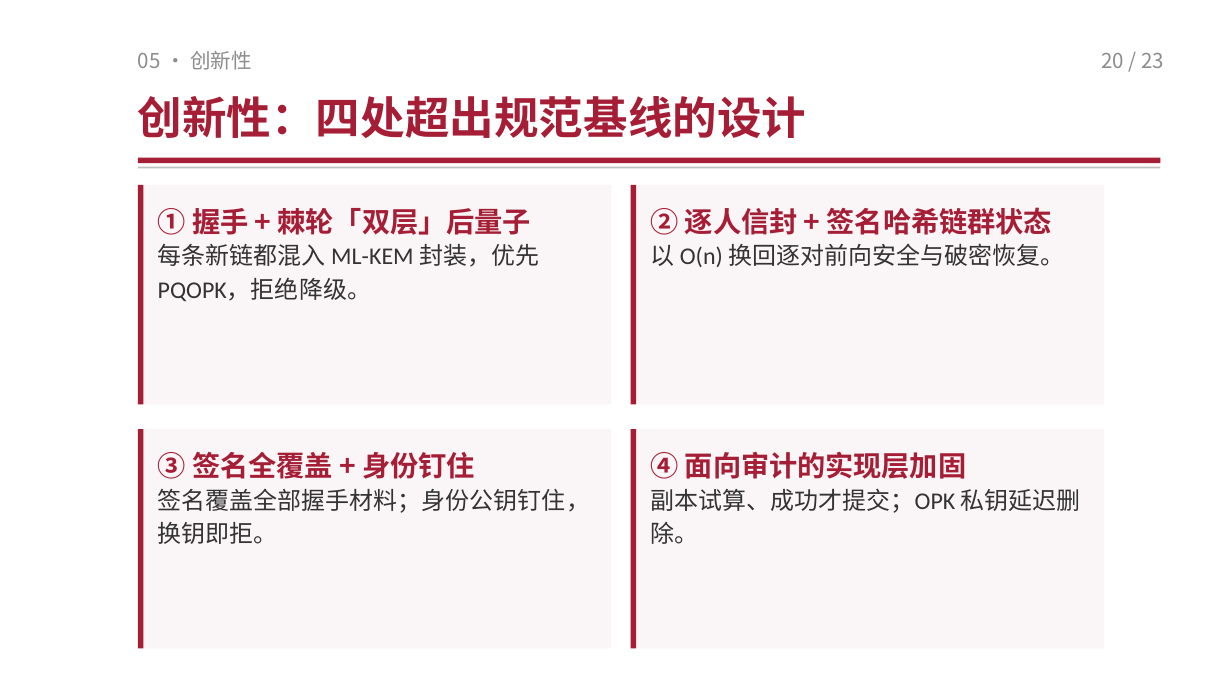
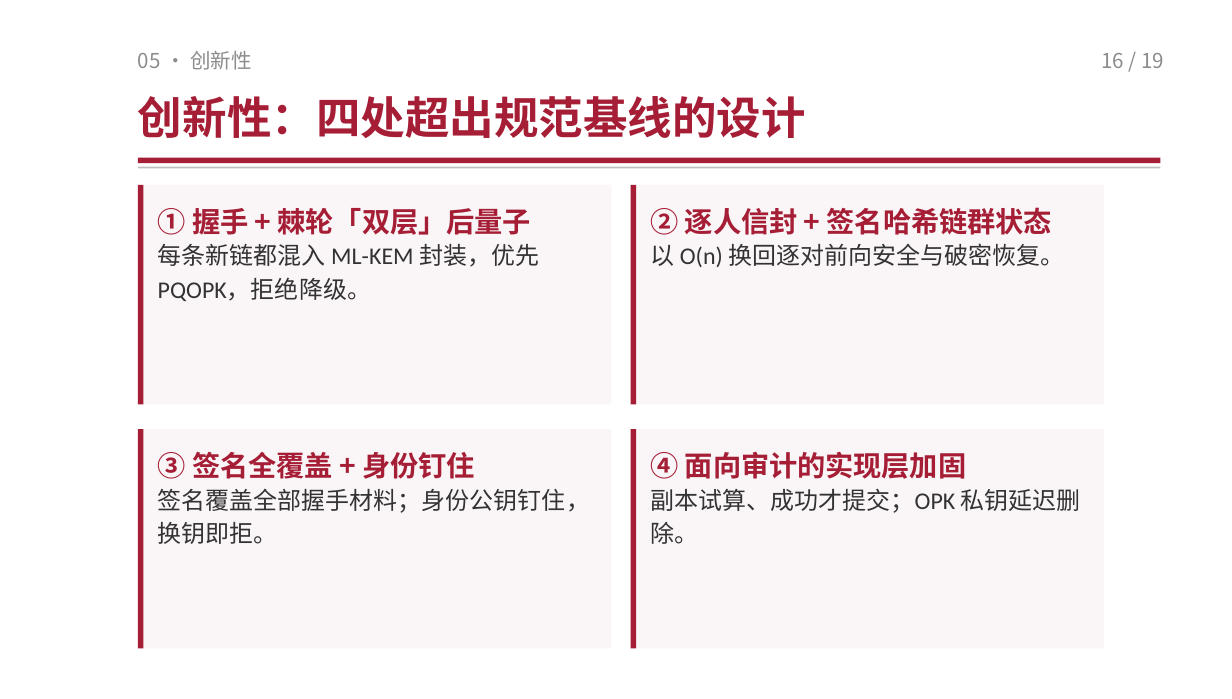
Before and after one commit to TomHaoZi/ECNUchat, a slide deck: slide 16 of 中期汇报/ECNUchat-中期汇报.pptx (slide 20 before the commit). Drawn at 1232x699 pixels with LibreOffice and Linux fonts; fonts in the diff are those of the drawing. Boxes give left, top, right and bottom in pixels: in the first picture for what was removed or moved away, otherwise in the second. Text is boxed around its words. In the diff, an @@ line names an element or a change of style, - is before the commit and + after.

```diff
--- a/中期汇报/ECNUchat-中期汇报.pptx
+++ b/中期汇报/ECNUchat-中期汇报.pptx
@@ text at <box>1101,53,1164,68</box>: text changed @@
-20 / 23
+16 / 19
```
Also in this commit, not shown: 16 other slides changed, 4 slides removed, 3 other files.
